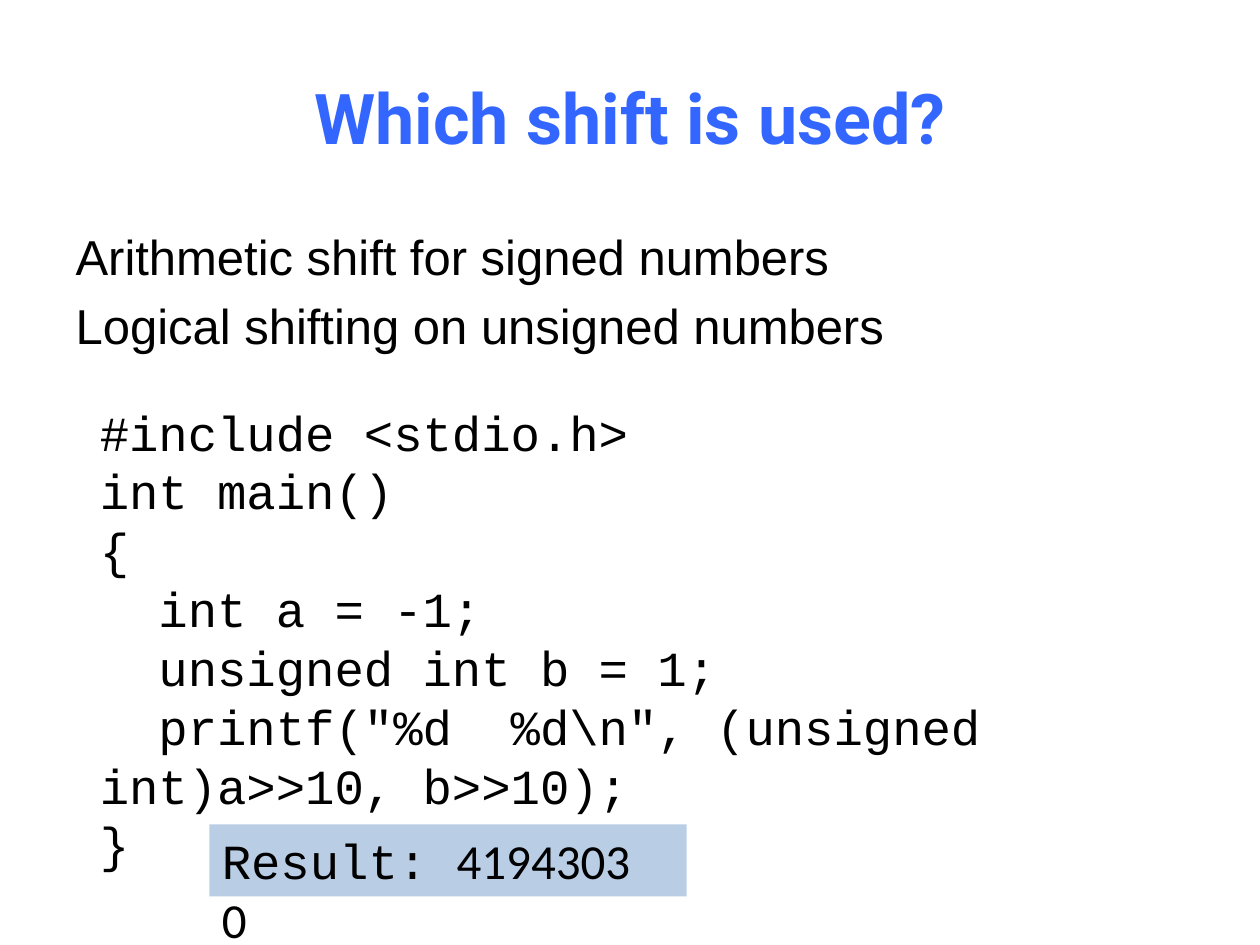
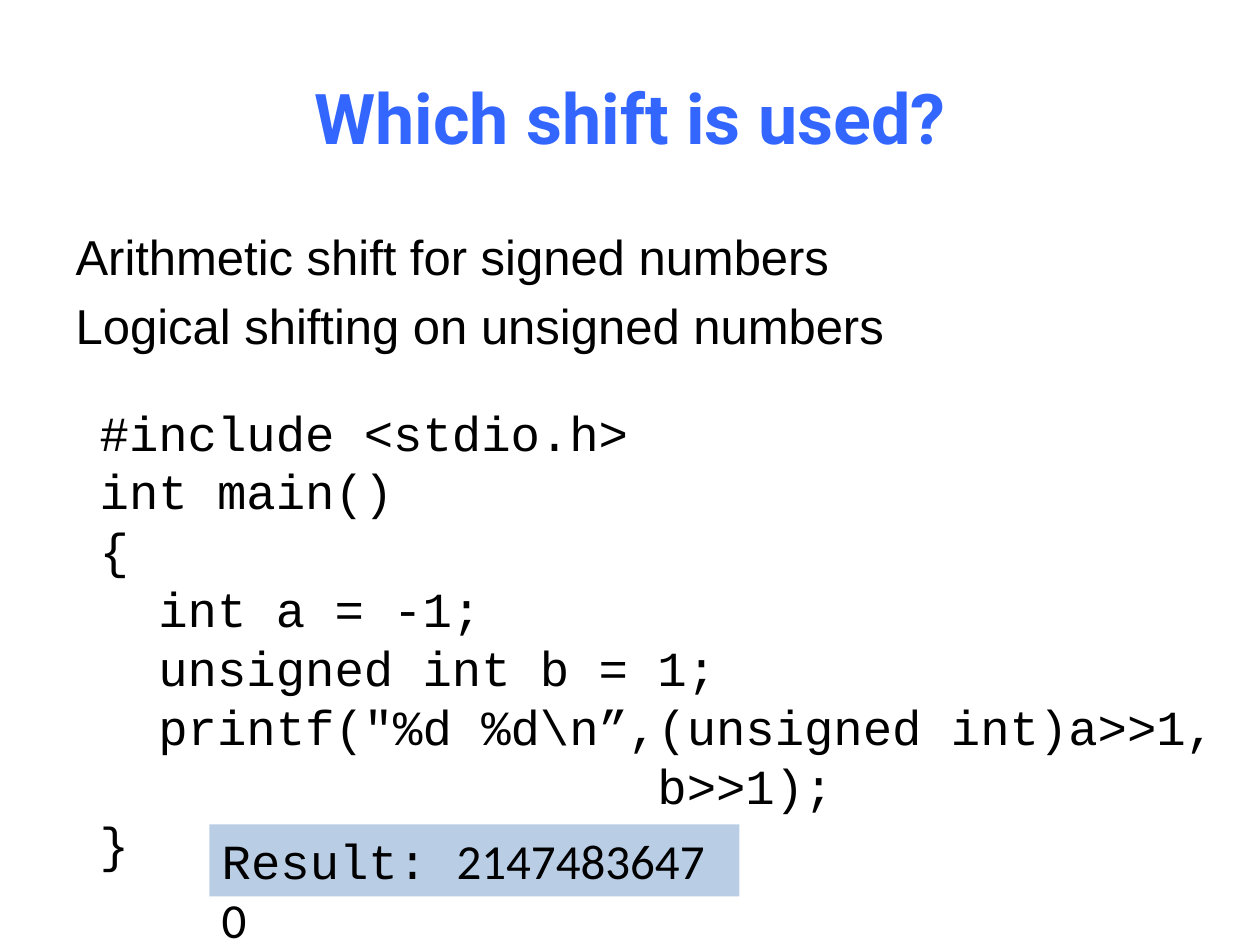
Before and after one commit to NYU-CSO/nyu-cso.github.io, a slide deck: slide 31 of notes/04-C_Basics.pptx (slide 30 before the commit). Drawn at 1260x945 pixels with LibreOffice and Linux fonts; fonts in the diff are those of the drawing. Boxes give left, top, right and bottom in pixels: in the first picture for what was removed or moved away, otherwise in the second. Text is boxed around its words. In the diff, an @@ line names an element or a change of style, - is before the commit and + after.

```diff
--- a/notes/04-C_Basics.pptx
+++ b/notes/04-C_Basics.pptx
@@ text at bbox=[158, 710, 1215, 815]: text changed @@
-printf("%d %d\n", (unsigned int)a>>10, b>>10);
+printf("%d %d\n”,(unsigned int)a>>1,
+b>>1);
@@ rectangle "Result: 2147483647 0": place and size @@
-rectangle "Result: 2147483647 0" at bbox=[209, 824, 687, 896]
+rectangle "Result: 2147483647 0" at bbox=[209, 824, 740, 896]
@@ text in rectangle at bbox=[222, 844, 705, 939]: text changed @@
-Result: 4194303 0
+Result: 2147483647 0
```
Also in this commit, not shown: 6 other slides changed, 2 slides added, 1 other file.
